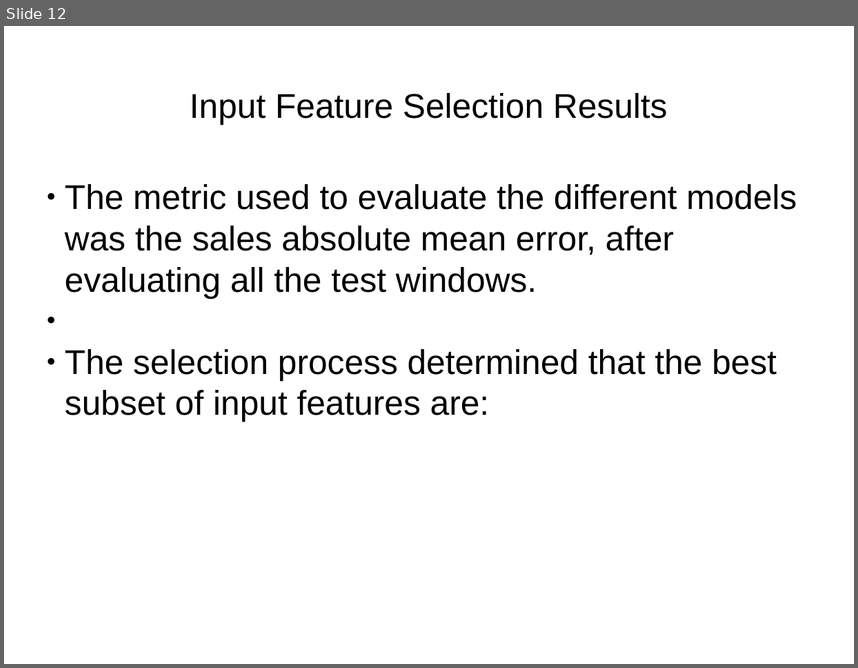
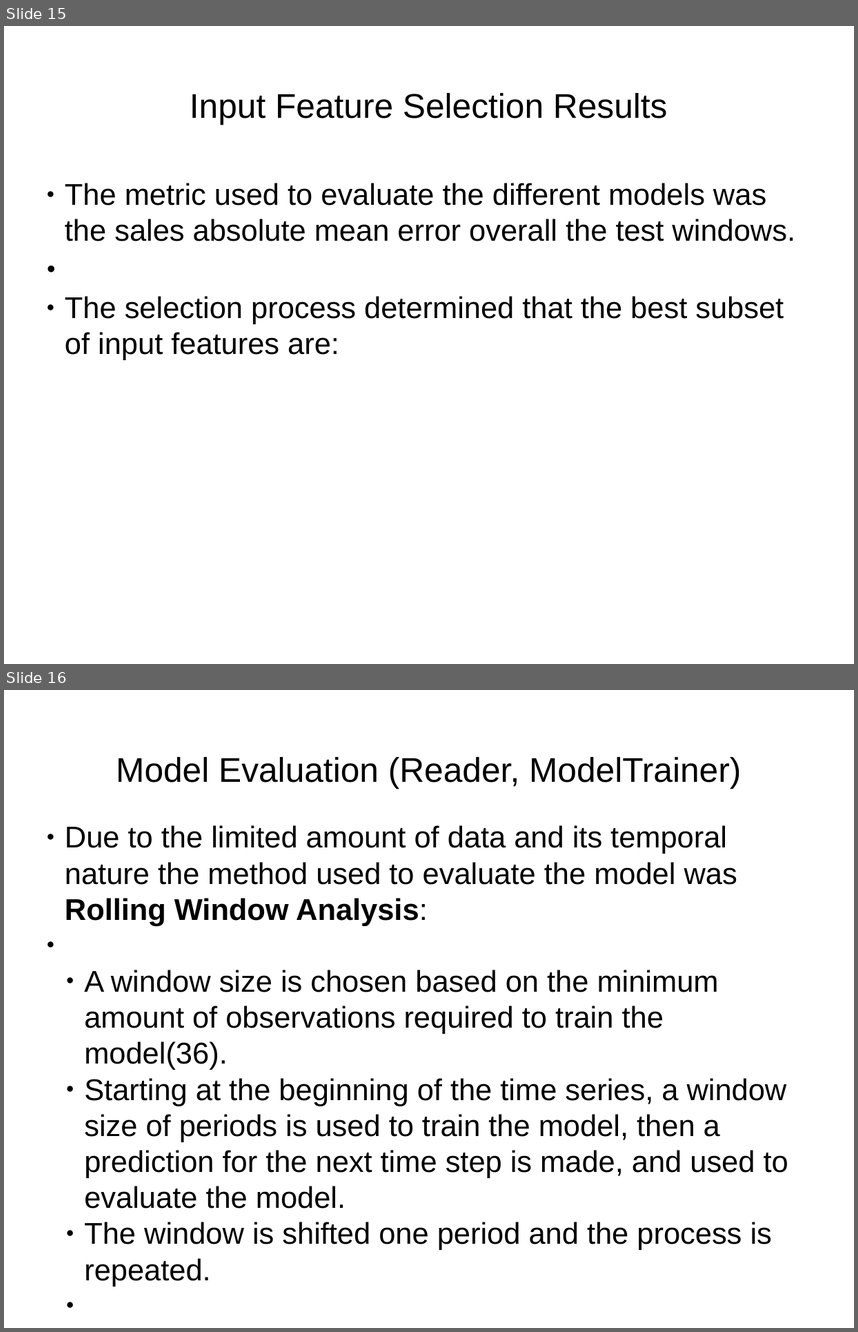
Before and after one commit to sebastianmontero/ritsumeikan-written-docs, a slide deck: car-sales-prediction-presentation.pptx. Shown one above the other, each under a label of ours: slide 12 before the commit, slides 15 and 16 after it. The pictures are 858x668 and 858x1332 pixels, drawn with LibreOffice and Linux fonts; fonts in the diff are those of the drawing. Boxes give left, top, right and bottom in pixels: in the first picture for what was removed or moved away, otherwise in the second. Text is boxed around its words. In the diff, an @@ line names an element or a change of style, - is before the commit and + after.

Commit message:
Added car sales prediction models

```diff
--- a/car-sales-prediction-presentation.pptx
+++ b/car-sales-prediction-presentation.pptx
@@ slide 16 added at box(4, 690, 854, 1328), background #FFFFFF @@
@@ text added at box(116, 757, 741, 789), 32 pt, text #000000 @@
+Model Evaluation (Reader, ModelTrainer)
@@ text added at box(65, 825, 789, 1286), 28 pt, text #000000 @@
+● Due to the limited amount of data and its temporal nature the method used to evaluate the model was Rolling Window Analysis:
+● A window size is chosen based on the minimum amount of observations required to train the model(36).
+● Starting at the beginning of the time series, a window size of periods is used to train the model, then a prediction for the next time step is made, and used to evaluate the model.
+● The window is shifted one period and the process is repeated.
@@ what was slide 12 is now slide 15 @@
@@ slide 15 changed as well @@
@@ text at box(65, 183, 795, 241): text changed; size 32 to 28 pt @@
-● The metric used to evaluate the different models was the sales absolute mean error, after evaluating all the test windows.
+● The metric used to evaluate the different models was the sales absolute mean error overall the test windows.
@@ text at box(65, 296, 784, 360): size 32 to 28 pt in "The selection process determined that the best ..." @@
```
Also in this commit, not shown: 9 other slides changed, 8 other slides added, 2 slides removed, 6 other files.
